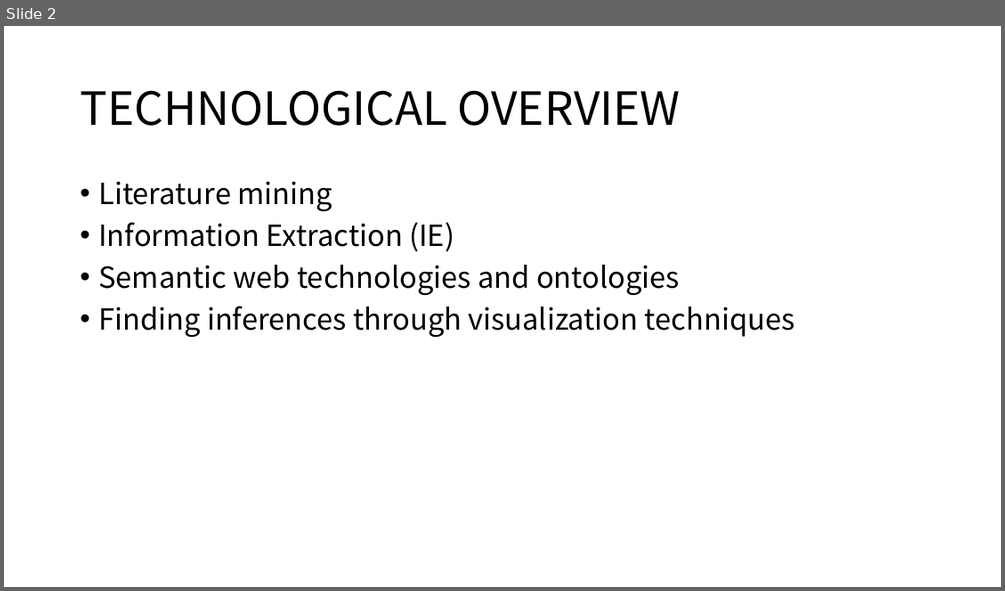
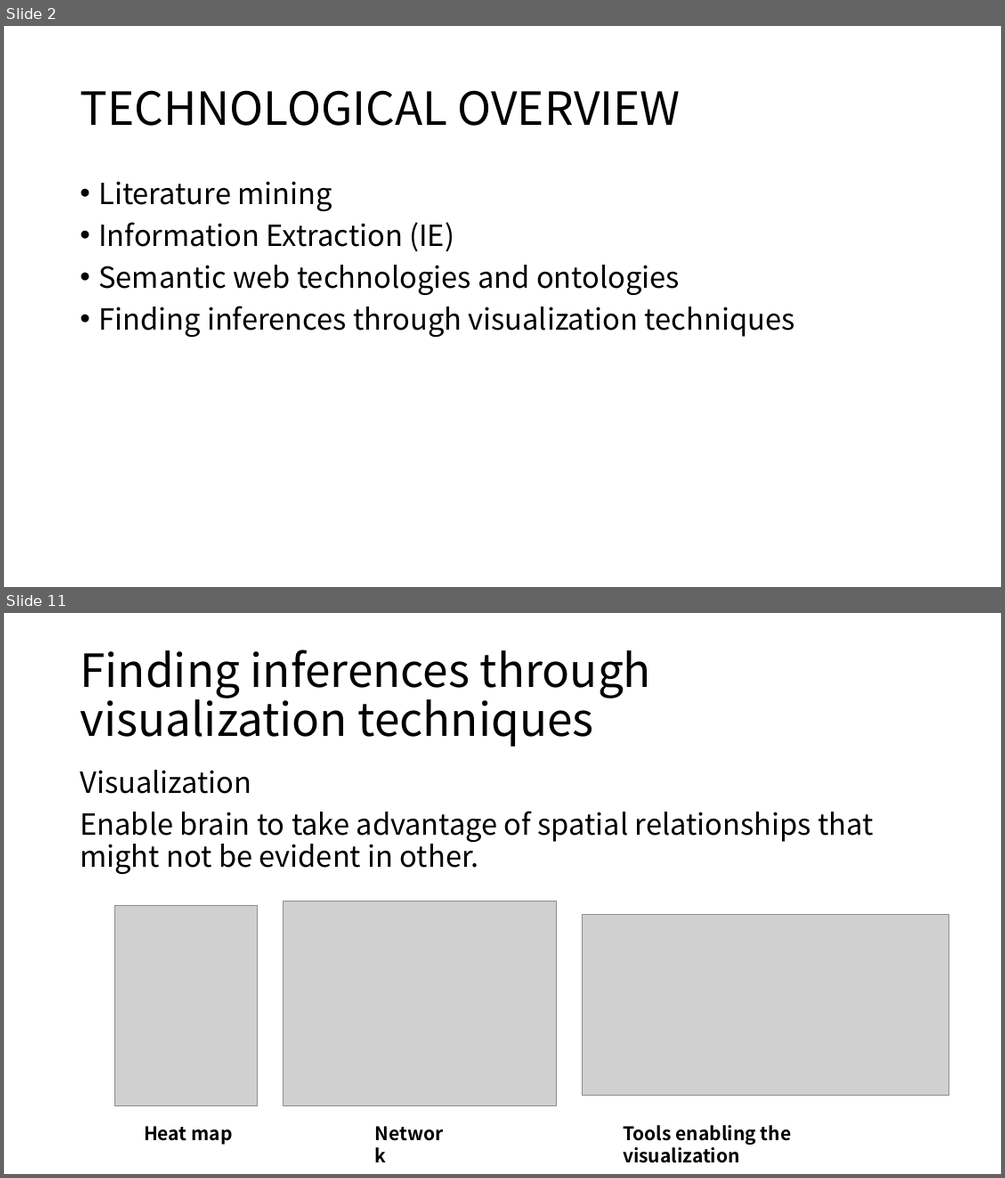
Before and after one commit to moklise/TIL, a slide deck: Review/[3] Literature mining, ontologies and information visualization for drug repurposing/Literature mining, ontologies and information visualization for.pptx. Shown one above the other, each under a label of ours: slide 2 before the commit, slides 2 and 11 after it; the slides between them are not shown. The pictures are 1005x591 and 1005x1178 pixels, drawn with LibreOffice and Linux fonts; fonts in the diff are those of the drawing; grey boxes stand for pictures. Boxes give left, top, right and bottom in pixels: in the first picture for what was removed or moved away, otherwise in the second. Text is boxed around its words. In the diff, an @@ line names an element or a change of style, - is before the commit and + after.

```diff
--- a/Review/[3] Literature mining, ontologies and information visualization for drug repurposing/Literature mining, ontologies and information visualization for.pptx
+++ b/Review/[3] Literature mining, ontologies and information visualization for drug repurposing/Literature mining, ontologies and information visualization for.pptx
@@ slide 11 added at [4,613,1001,1174], background #FFFFFF @@
@@ title added at [80,649,651,747], 44 pt, text #000000 @@
+Finding inferences through visualization techniques
@@ text added at [80,770,873,874], 28 pt, text #000000 @@
+Visualization
+Enable brain to take advantage of spatial relationships that might not be evident in other.
@@ picture added at [115,905,258,1105] @@
@@ picture added at [283,900,557,1105] @@
@@ picture added at [582,914,949,1094] @@
@@ text added at [368,1119,461,1149], 18 pt, text #000000, bold @@
+Network
@@ text added at [144,1126,232,1144], 18 pt, text #000000, bold @@
+Heat map
@@ text added at [623,1125,791,1163], 18 pt, text #000000, bold @@
+Tools enabling the visualization
```
Also in this commit, not shown: 6 slides changed, 5 other slides added, 1 slide removed.
